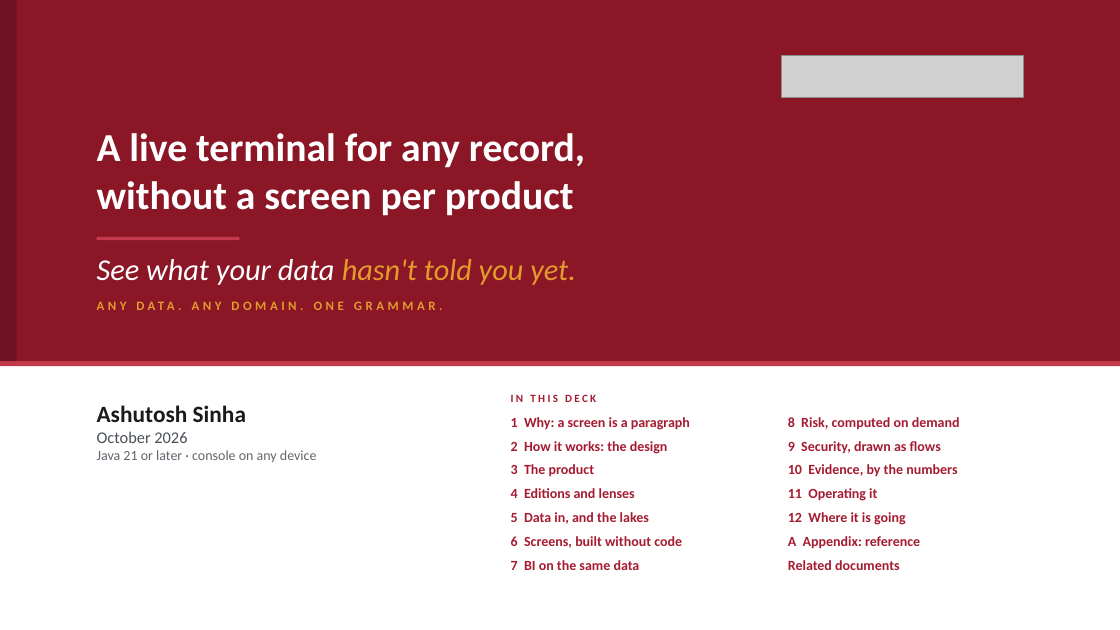
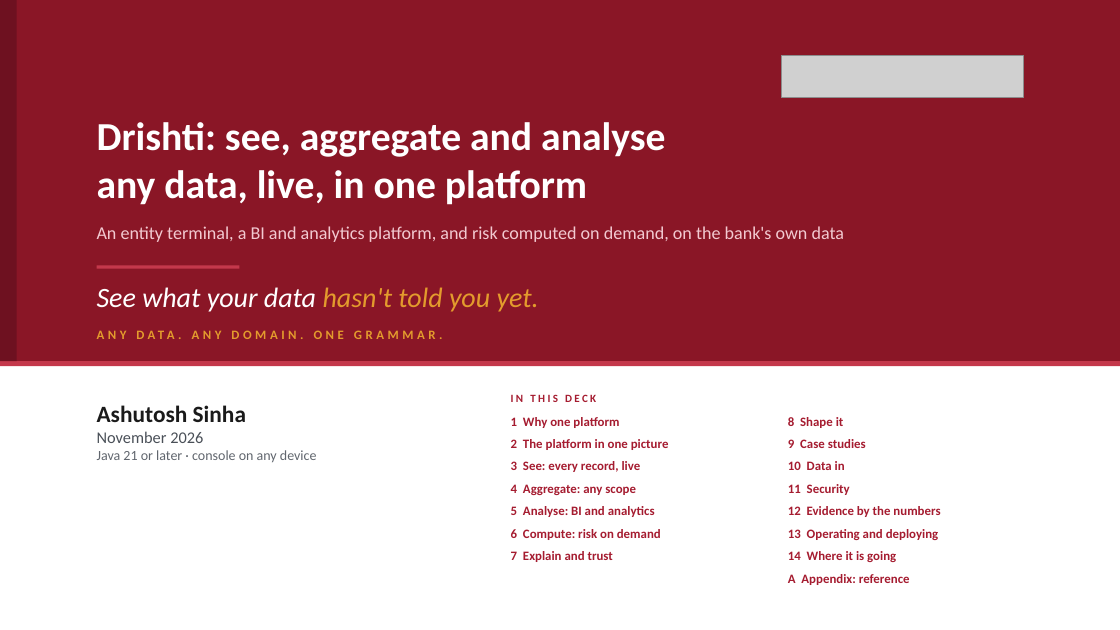
Before and after one commit to ajsinha/drishti, a slide deck: slide 1 of docs/publications/Drishti-Design-and-Evidence.pptx. Drawn at 1120x630 pixels with LibreOffice and Linux fonts; fonts in the diff are those of the drawing; grey boxes stand for pictures. Boxes give left, top, right and bottom in pixels: in the first picture for what was removed or moved away, otherwise in the second. Text is boxed around its words. In the diff, an @@ line names an element or a change of style, - is before the commit and + after.

Commit message:
Decks: Design-and-Evidence retold as a platform to see, aggregate and analyse any data (148 slides): why one platform and what it replaces, the platform in one picture, new chapters Aggregate and Explain and trust, BI expanded (the model architecture, one model for many analyses, where analytics goes next), risk as one family of computed analytics (the stress window, backtesting, signed report runs), ten case studies, the lake on AWS, the memory model as designed (targets to be measured), the themed roadmap

```diff
--- a/docs/publications/Drishti-Design-and-Evidence.pptx
+++ b/docs/publications/Drishti-Design-and-Evidence.pptx
@@ text at bbox=[97, 122, 665, 205]: text changed @@
-A live terminal for any record,
-without a screen per product
+Drishti: see, aggregate and analyse
+any data, live, in one platform
@@ text added at bbox=[97, 226, 844, 242], 15.5 pt, text #F2C9D0 @@
+An entity terminal, a BI and analytics platform, and risk computed on demand, on the bank's own data
@@ text "See what your data hasn't ..." at bbox=[97, 287, 539, 312]: size 26 to 24 pt @@
@@ 2 texts, 1 rectangle: place and size @@
-2 texts, 1 rectangle at bbox=[97, 237, 576, 310]
+2 texts, 1 rectangle at bbox=[97, 266, 539, 339]
@@ text at bbox=[511, 417, 669, 562]: text changed; size 12 to 11 pt @@
-1 Why: a screen is a paragraph
-2 How it works: the design
-3 The product
-4 Editions and lenses
-5 Data in, and the lakes
-6 Screens, built without code
-7 BI on the same data
+1 Why one platform
+2 The platform in one picture
+3 See: every record, live
+4 Aggregate: any scope
+5 Analyse: BI and analytics
+6 Compute: risk on demand
+7 Explain and trust
@@ text at bbox=[788, 417, 940, 562]: text changed; size 12 to 11 pt @@
-8 Risk, computed on demand
-9 Security, drawn as flows
-10 Evidence, by the numbers
-11 Operating it
-12 Where it is going
+8 Shape it
+9 Case studies
+10 Data in
+11 Security
+12 Evidence by the numbers
+13 Operating and deploying
+14 Where it is going
@@ text at bbox=[788, 417, 940, 585]: paragraph removed @@
-Related documents
@@ text at bbox=[97, 431, 203, 443]: text changed @@
-October 2026
+November 2026
@@ text at bbox=[788, 574, 910, 585]: size 12 to 11 pt in "A Appendix: reference" @@
```
Also in this commit, not shown: 14 other slides changed, 54 slides added, 5 slides removed, 1 other file.
